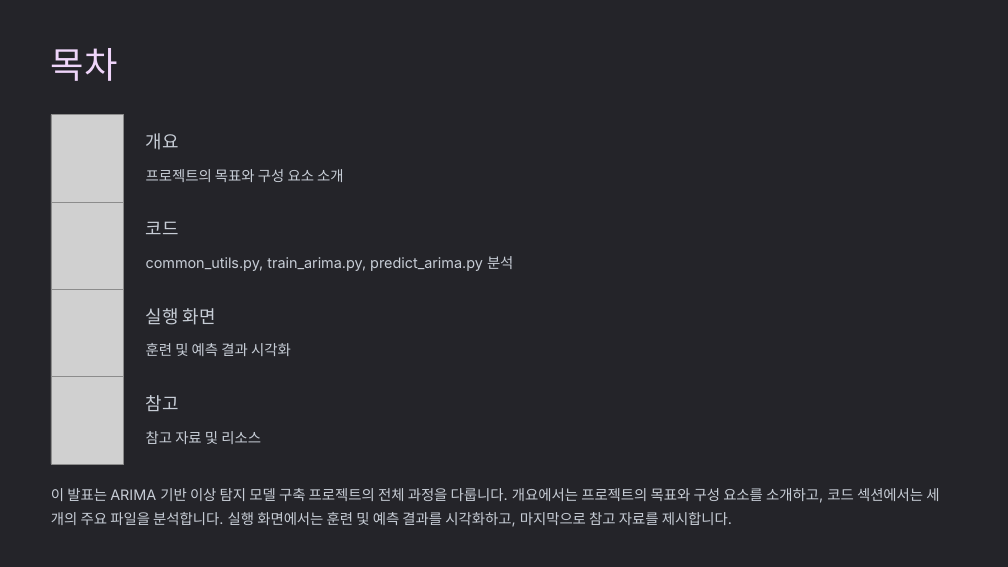
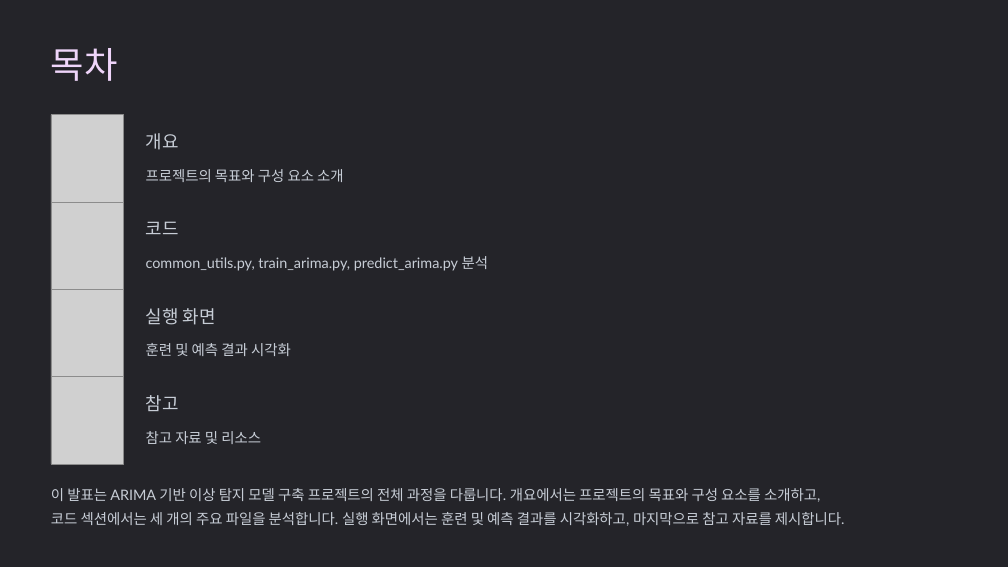
Before and after one commit to dhkeum9886/kmu-deeplearning, a slide deck: slide 2 of 과제/딥러닝특론_8주차과제_K2025029_금동환.pptx. Drawn at 1008x567 pixels with LibreOffice and Linux fonts; fonts in the diff are those of the drawing; grey boxes stand for pictures; background and template pictures are left out. Boxes give left, top, right and bottom in pixels: in the first picture for what was removed or moved away, otherwise in the second. Text is boxed around its words. In the diff, an @@ line names an element or a change of style, - is before the commit and + after.

```diff
--- a/과제/딥러닝특론_8주차과제_K2025029_금동환.pptx
+++ b/과제/딥러닝특론_8주차과제_K2025029_금동환.pptx
@@ text "common_utils.py, train_arima.py, predict_arima.py 분석" at <box>146,256,489,271</box>: font Inter to Lato @@
@@ text at <box>51,488,845,526</box>: text changed; font Inter to Lato @@
-이 발표는 ARIMA 기반 이상 탐지 모델 구축 프로젝트의 전체 과정을 다룹니다. 개요에서는 프로젝트의 목표와 구성 요소를 소개하고, 코드 섹션에서는 세 개의 주요 파일을 분석합니다. 실행 화면에서는 훈련 및 예측 결과를 시각화하고, 마지막으로 참고 자료를 제시합니다.
+이 발표는 ARIMA 기반 이상 탐지 모델 구축 프로젝트의 전체 과정을 다룹니다. 개요에서는 프로젝트의 목표와 구성 요소를 소개하고,
+코드 섹션에서는 세 개의 주요 파일을 분석합니다. 실행 화면에서는 훈련 및 예측 결과를 시각화하고, 마지막으로 참고 자료를 제시합니다.
```
Also in this commit, not shown: 9 other slides changed, 1 slide added.
